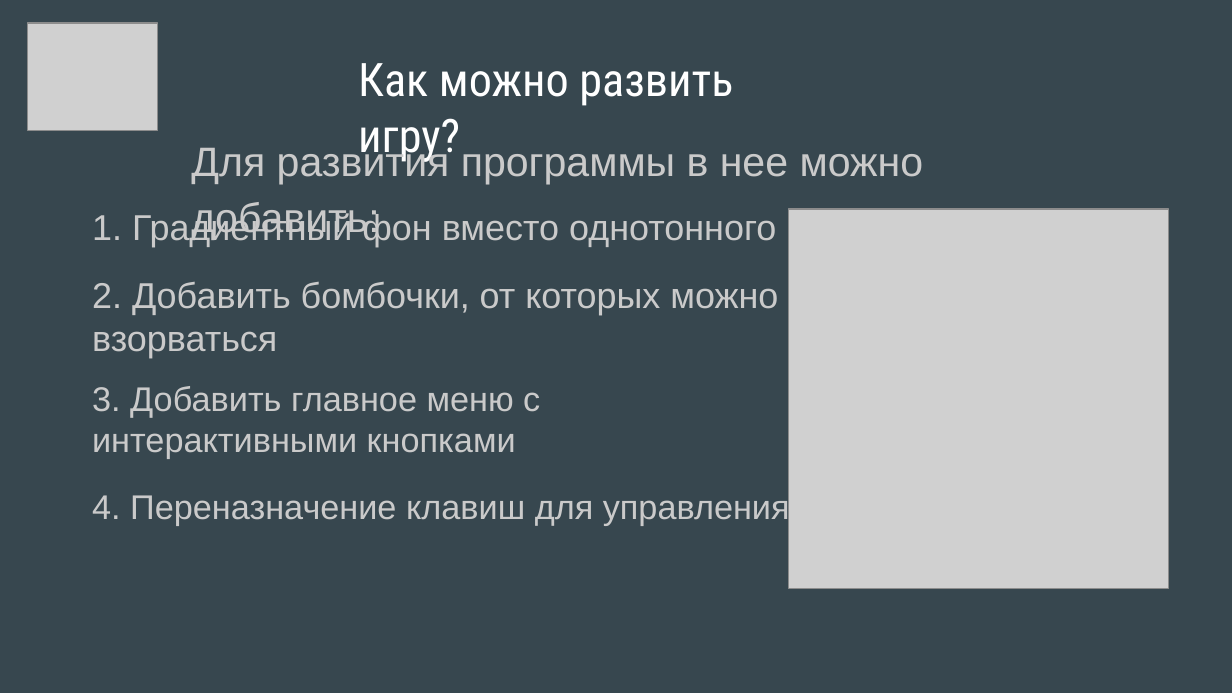
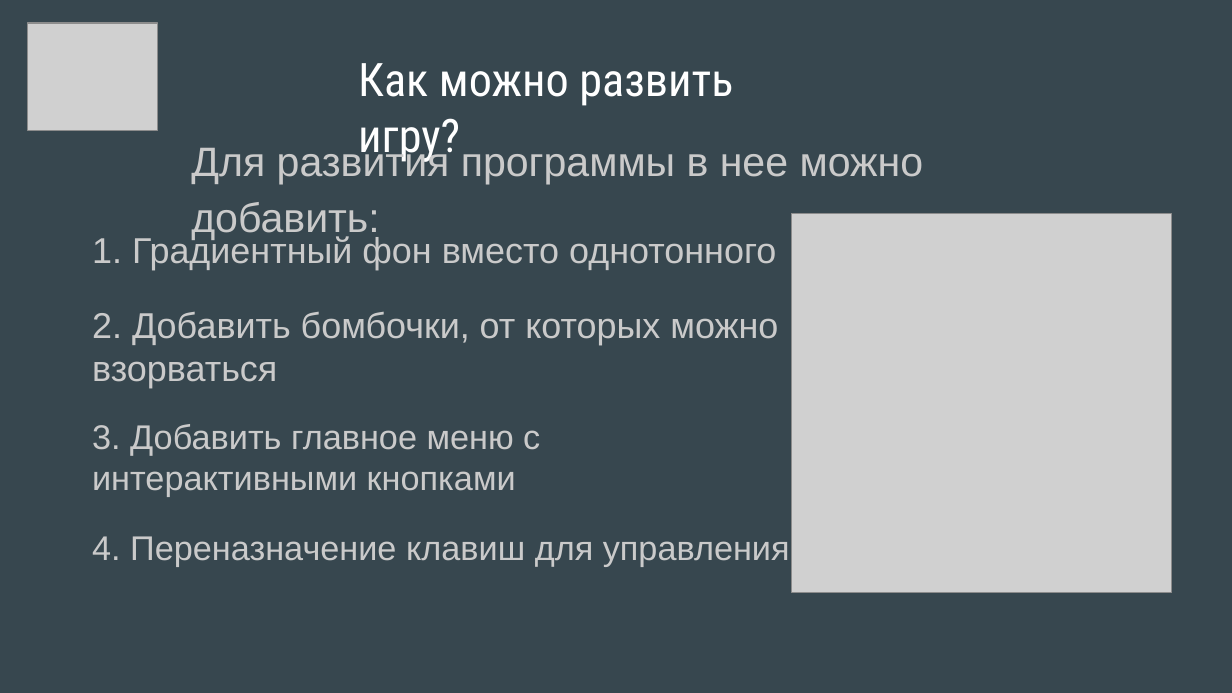
Before and after one commit to SchoolCodeMumladze/Game_Snake, a slide deck: slide 7 of Игра “Змейка”.pptx. Drawn at 1232x693 pixels with LibreOffice and Linux fonts; fonts in the diff are those of the drawing; grey boxes stand for pictures. Boxes give left, top, right and bottom in pixels: in the first picture for what was removed or moved away, otherwise in the second. Text is boxed around its words. In the diff, an @@ line names an element or a change of style, - is before the commit and + after.

```diff
--- a/Игра “Змейка”.pptx
+++ b/Игра “Змейка”.pptx
@@ text "1. Градиентный фон вместо однотонного" rewrapped from [362, 212, 776, 247] to [92, 235, 776, 270] @@
@@ picture: place and size @@
-picture at [788, 209, 1168, 589]
+picture at [792, 213, 1172, 593]
@@ text "2. Добавить бомбочки, от которых ...": place and size @@
-text "2. Добавить бомбочки, от которых ..." at [92, 282, 778, 358]
+text "2. Добавить бомбочки, от которых ..." at [92, 312, 778, 388]
@@ text "3. Добавить главное меню с ...": place and size @@
-text "3. Добавить главное меню с ..." at [92, 386, 540, 459]
+text "3. Добавить главное меню с ..." at [92, 424, 540, 496]
@@ text "4. Переназначение клавиш для управления" rewrapped from [92, 492, 790, 526] to [92, 536, 790, 566] @@
```
Also in this commit, not shown: 5 other slides changed, 4 other files.
